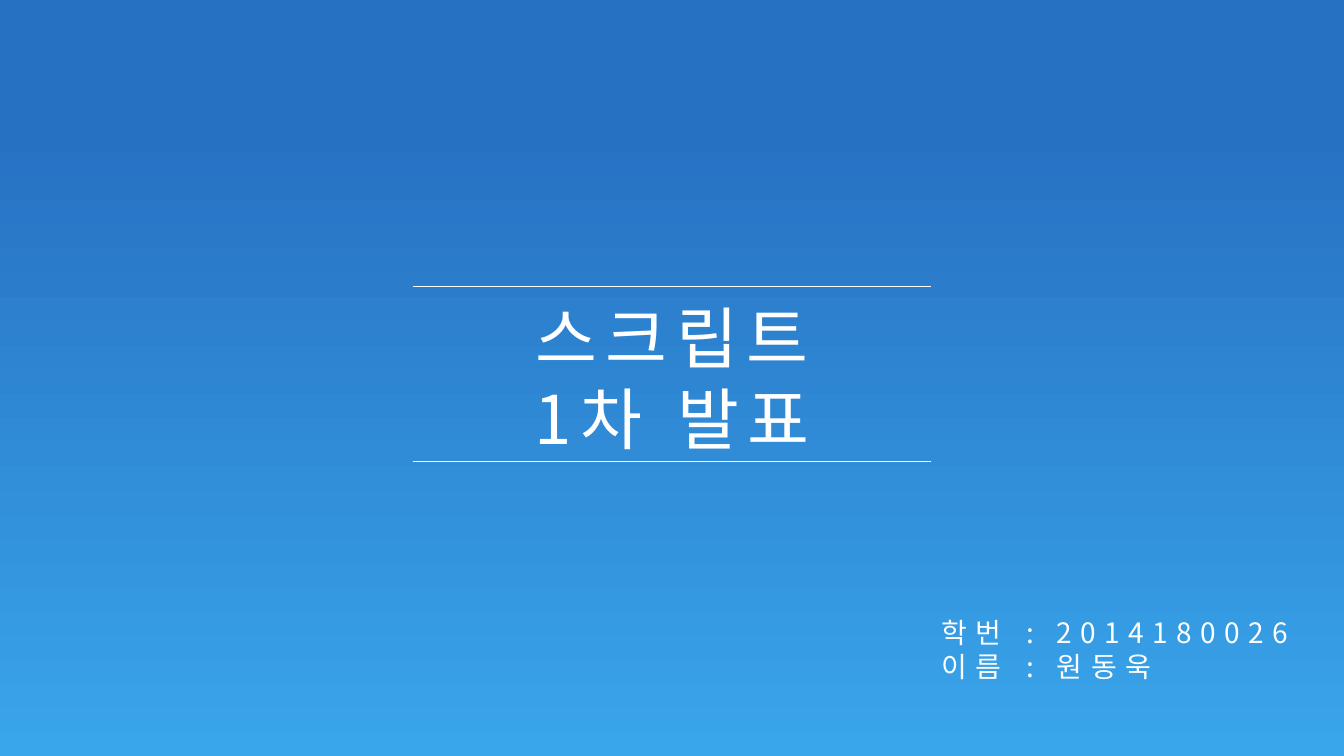
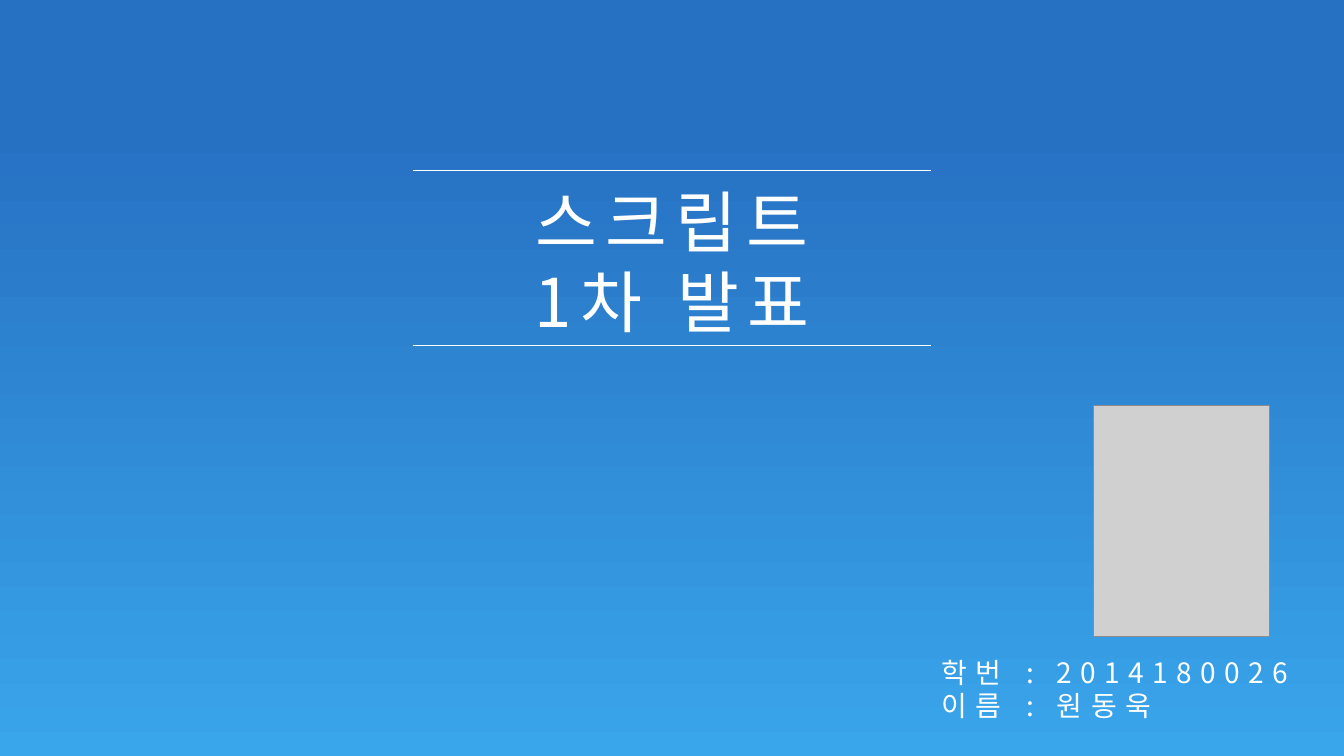
Before and after one commit to dw5450/Script-_language_term_assignment, a slide deck: slide 1 of 스크립트 언어 기말 과제 기획서.pptx. Drawn at 1344x756 pixels with LibreOffice and Linux fonts; fonts in the diff are those of the drawing; grey boxes stand for pictures. Boxes give left, top, right and bottom in pixels: in the first picture for what was removed or moved away, otherwise in the second. Text is boxed around its words. In the diff, an @@ line names an element or a change of style, - is before the commit and + after.

```diff
--- a/스크립트 언어 기말 과제 기획서.pptx
+++ b/스크립트 언어 기말 과제 기획서.pptx
@@ 2 lines, 1 text: place and size @@
-2 lines, 1 text at (412,286,932,462)
+2 lines, 1 text at (412,170,932,345)
@@ picture added at (1094,406,1270,637) @@
@@ text "학번 : 2014180026": place and size @@
-text "학번 : 2014180026" at (941,619,1288,680)
+text "학번 : 2014180026" at (941,659,1288,719)
```
Also in this commit, not shown: 6 other slides changed, 2 other files.
